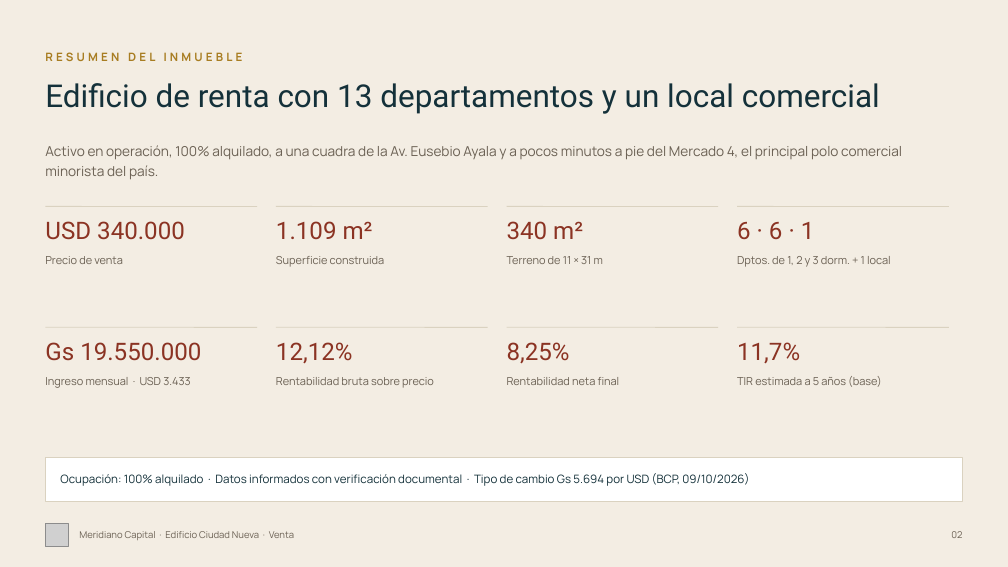
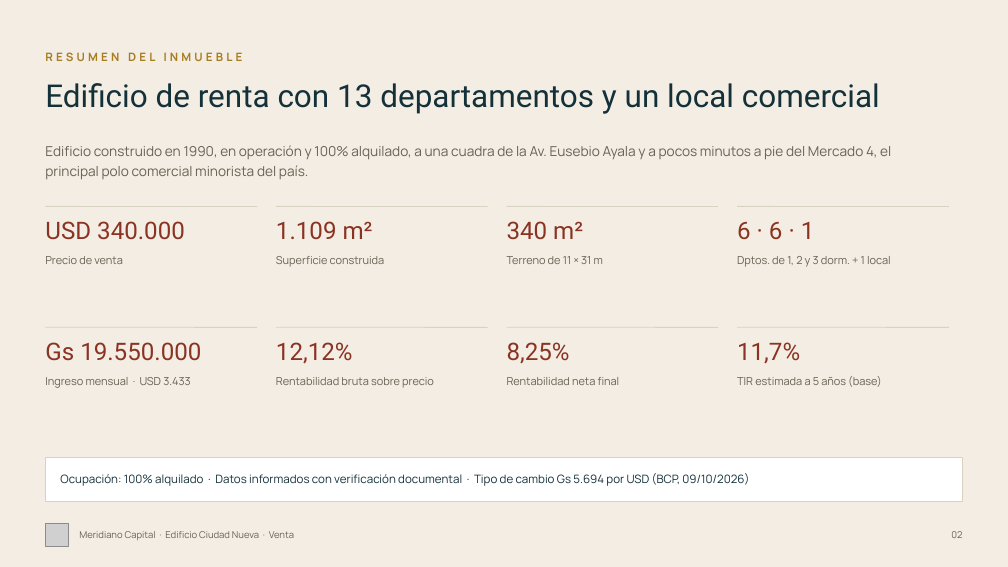
Before and after one commit to juanjosecastillo608/Meridiano-Capital, a slide deck: slide 2 of projects/edificio-ciudad-nueva/entregables/Edificio_Ciudad_Nueva_Meridiano_FINAL.pptx. Drawn at 1008x567 pixels with LibreOffice and Linux fonts; fonts in the diff are those of the drawing; grey boxes stand for pictures. Boxes give left, top, right and bottom in pixels: in the first picture for what was removed or moved away, otherwise in the second. Text is boxed around its words. In the diff, an @@ line names an element or a change of style, - is before the commit and + after.

```diff
--- a/projects/edificio-ciudad-nueva/entregables/Edificio_Ciudad_Nueva_Meridiano_FINAL.pptx
+++ b/projects/edificio-ciudad-nueva/entregables/Edificio_Ciudad_Nueva_Meridiano_FINAL.pptx
@@ text at (45,145,891,179): text changed @@
-Activo en operación, 100% alquilado, a una cuadra de la Av. Eusebio Ayala y a pocos minutos a pie del Mercado 4, el principal polo comercial minorista del país.
+Edificio construido en 1990, en operación y 100% alquilado, a una cuadra de la Av. Eusebio Ayala y a pocos minutos a pie del Mercado 4, el principal polo comercial minorista del país.
```
Also in this commit, not shown: 5 other slides changed, 20 other files.
